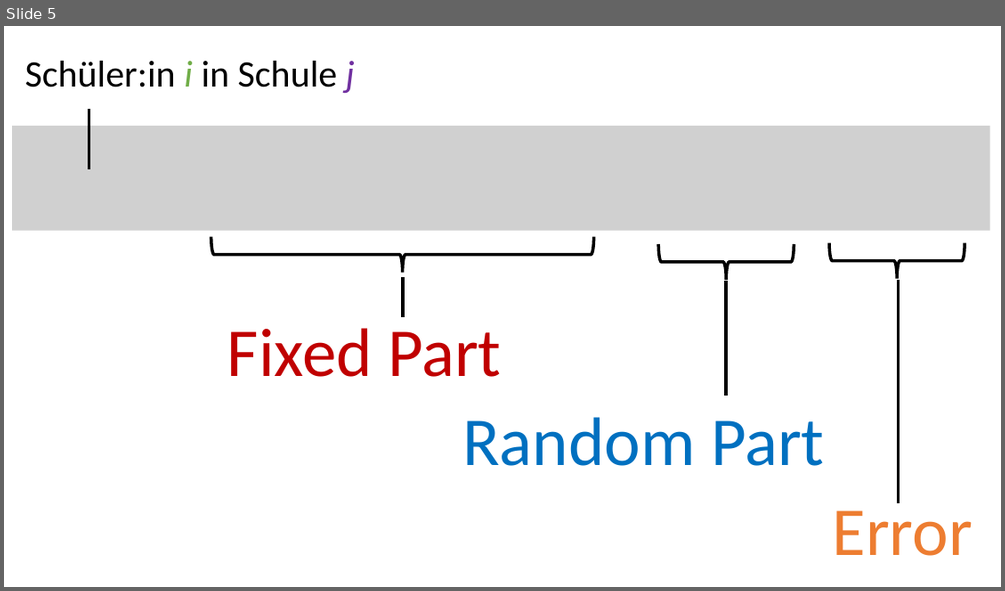
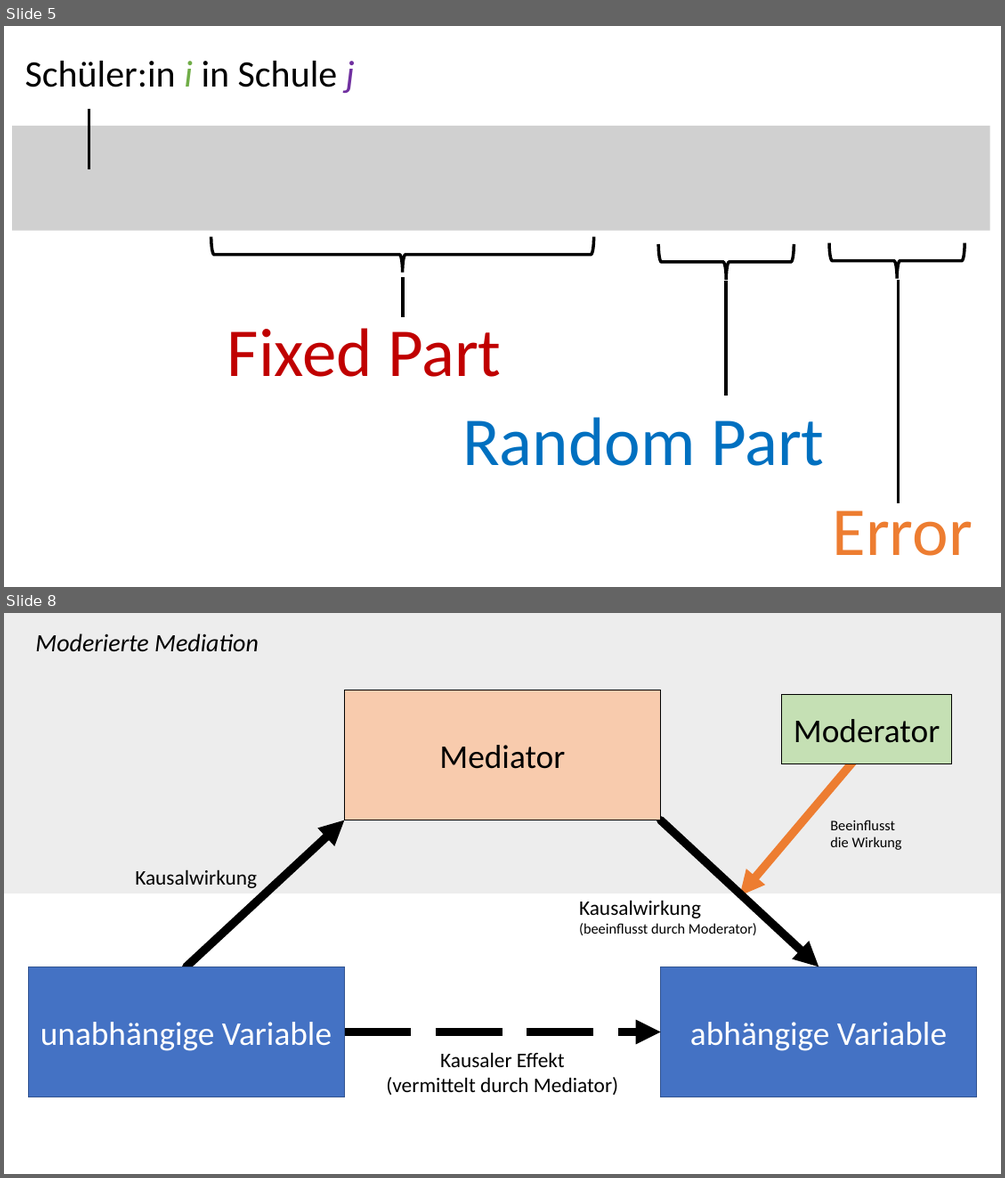
Before and after one commit to ctreffe/statspace, a slide deck: docs/files/slides.pptx. Shown one above the other, each under a label of ours: slide 5 before the commit, slides 5 and 8 after it; the slides between them are not shown. The pictures are 1005x591 and 1005x1178 pixels, drawn with LibreOffice and Linux fonts; fonts in the diff are those of the drawing; grey boxes stand for pictures. Boxes give left, top, right and bottom in pixels: in the first picture for what was removed or moved away, otherwise in the second. Text is boxed around its words. In the diff, an @@ line names an element or a change of style, - is before the commit and + after.

Commit message:
moderation_mediation

```diff
--- a/docs/files/slides.pptx
+++ b/docs/files/slides.pptx
@@ slide 8 added at [4, 613, 1001, 1174], background #FFFFFF @@
@@ rectangle added at [4, 613, 1001, 893], fill #EDEDED @@
@@ text added at [35, 633, 259, 652], 24 pt, text #000000, italic @@
+Moderierte Mediation
@@ rectangle added at [344, 690, 661, 820], fill #F8CBAD, outline #000000 1 pt, 32 pt, text #000000 @@
+Mediator
@@ rectangle added at [782, 695, 952, 765], fill #C5E0B4, outline #000000 1 pt, 32 pt, text #000000 @@
+Moderator
@@ arrow added from (860, 753) to (740, 896), #ED7D31 8 pt @@
@@ arrow added from (186, 966) to (344, 820), #000000 8 pt @@
@@ arrow added from (661, 820) to (819, 966), #000000 8 pt @@
@@ text added at [830, 819, 902, 850], 14 pt, text #000000 @@
+Beeinflusst
+die Wirkung
@@ text added at [135, 869, 257, 888], 20 pt, text #000000 @@
+Kausalwirkung
@@ text added at [579, 900, 757, 935], 14 pt, text #000000 @@
+Kausalwirkung
+(beeinflusst durch Moderator)
@@ rectangle added at [28, 966, 344, 1097], fill #4472C4, outline #325491 1 pt, 32 pt, text #FFFFFF @@
+unabhängige Variable
@@ rectangle added at [661, 966, 977, 1097], fill #4472C4, outline #325491 1 pt, 32 pt, text #FFFFFF @@
+abhängige Variable
@@ arrow added from (344, 1032) to (661, 1032), #000000 8 pt dashed @@
@@ text added at [386, 1052, 618, 1094], 20 pt, text #000000 @@
+Kausaler Effekt
+(vermittelt durch Mediator)
```
Also in this commit, not shown: 1 slide changed, 3 other slides added, 31 other files.
